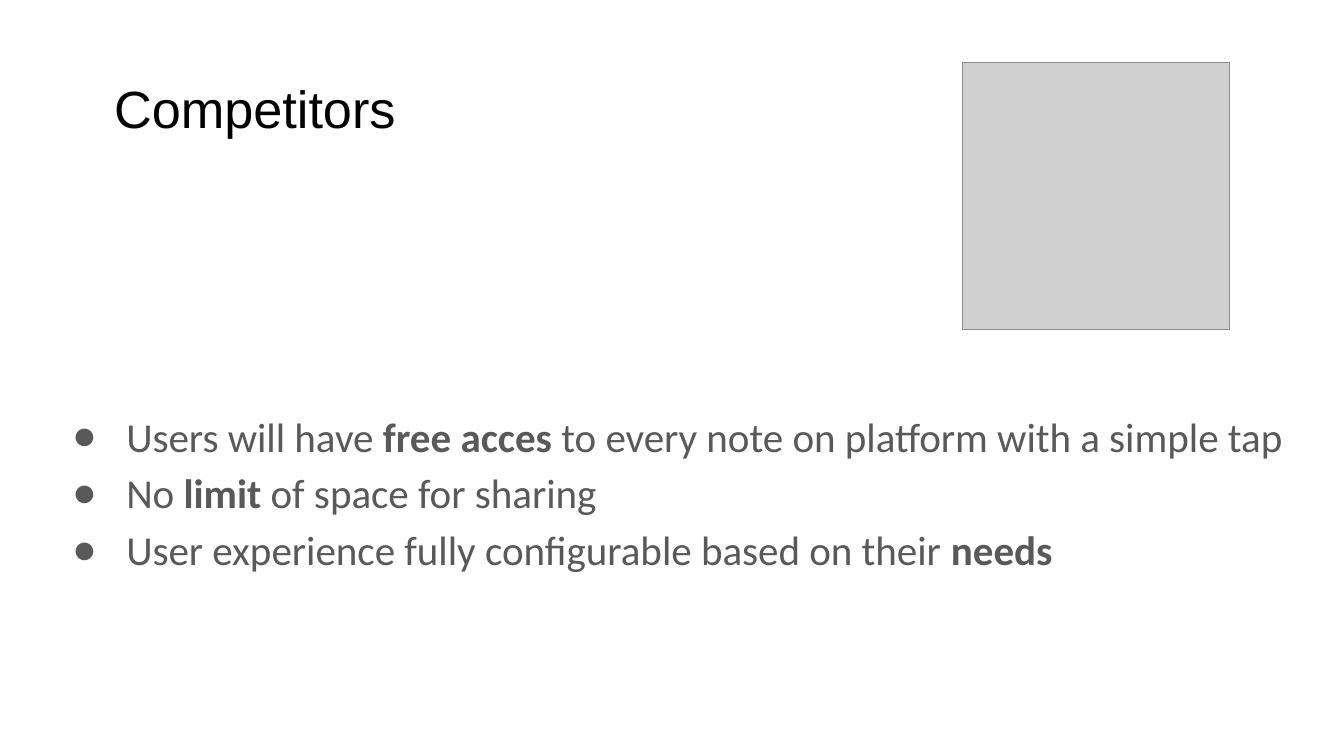
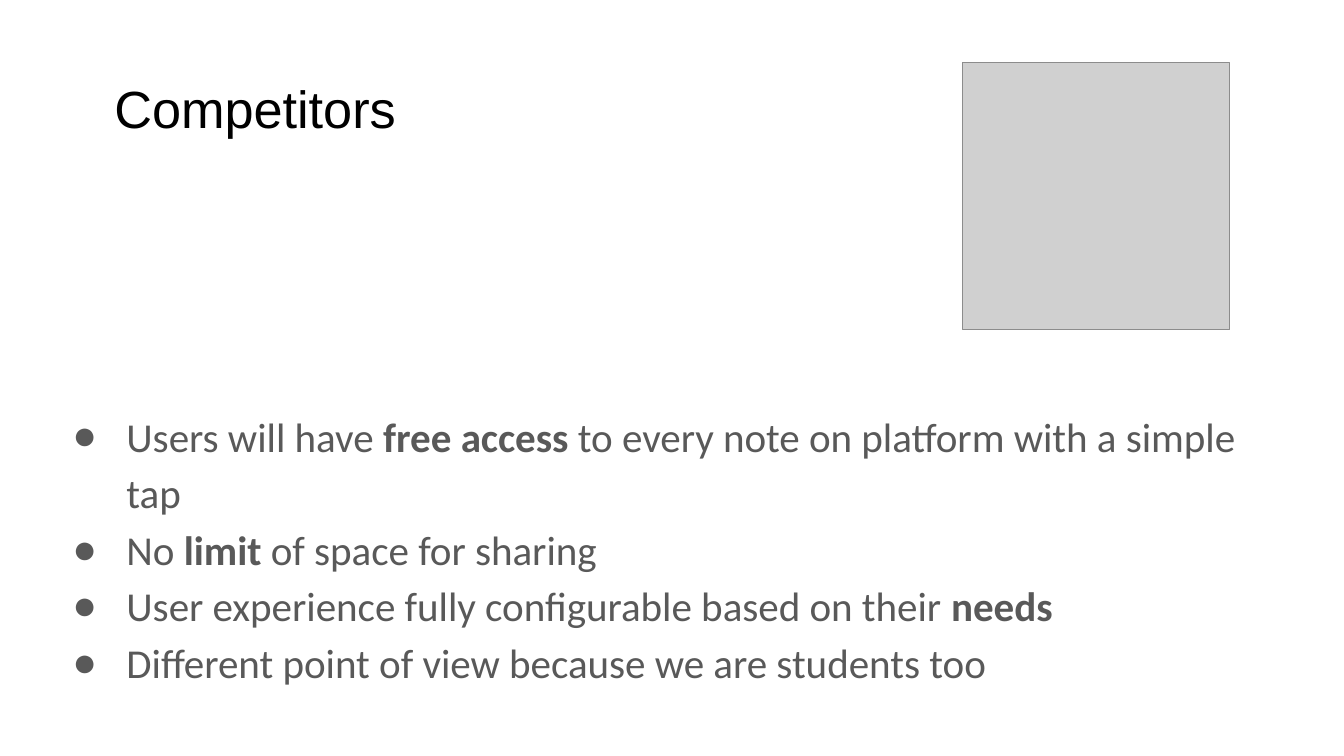
Before and after one commit to davidedc97/UniverCity, a slide deck: slide 4 of Slide/Univercity (2).pptx. Drawn at 1344x756 pixels with LibreOffice and Linux fonts; fonts in the diff are those of the drawing; grey boxes stand for pictures. Boxes give left, top, right and bottom in pixels: in the first picture for what was removed or moved away, otherwise in the second. Text is boxed around its words. In the diff, an @@ line names an element or a change of style, - is before the commit and + after.

```diff
--- a/Slide/Univercity (2).pptx
+++ b/Slide/Univercity (2).pptx
@@ text at [126, 423, 1236, 515]: text changed @@
-● Users will have free acces to every note on platform with a simple tap
+● Users will have free access to every note on platform with a simple tap
@@ text at [126, 649, 986, 685]: paragraph added @@
+● Different point of view because we are students too
```
Also in this commit, not shown: 1 other slide changed, 2 other files.
